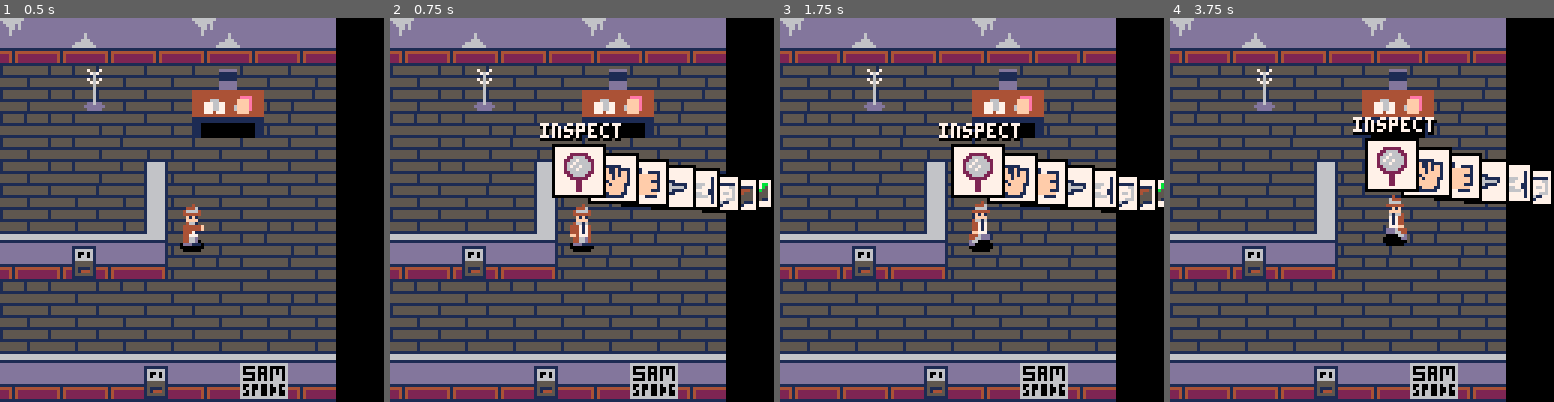
Above: before the commit, frames 1-4 (left to right).
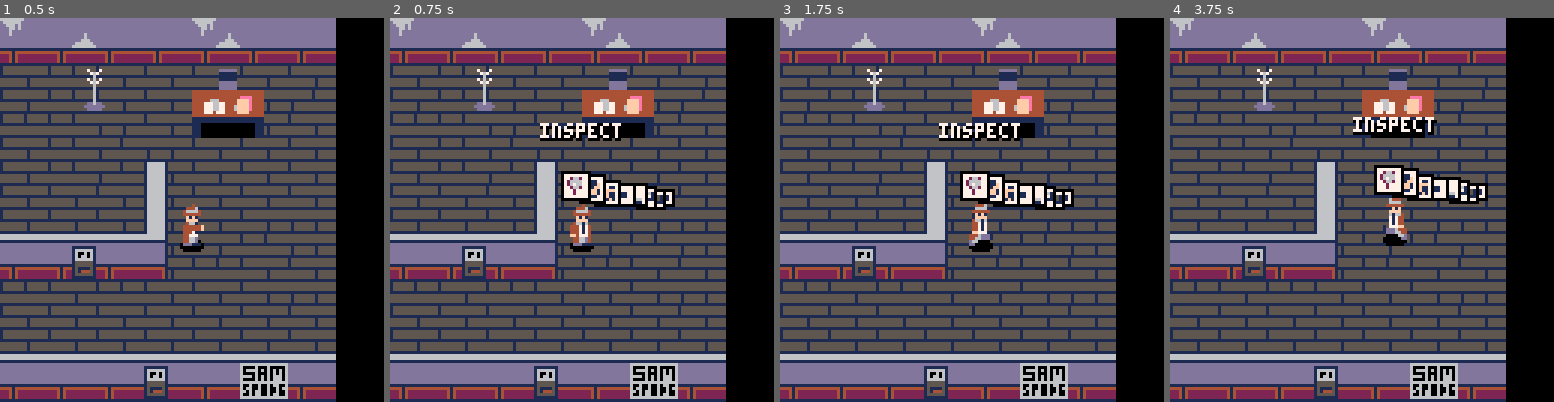
Above: after the commit, the same moments.

Repository: pvan/pico8
Game: PICO-8 cartridge gumshoe.p8
Same seed, same stepped clock (60 frames per second), same inputs: the game is played once before the commit and once after it.
Inputs:
- Up to frame 1 (0.5 s): tap X (X key) at 0.33 s
- Up to frame 2 (0.75 s): tap O (Z key) at 0.7 s
- Up to frame 3 (1.75 s): tap X (X key) at 1.07 s; hold Right from 1.6 s (still down); tap O (Z key) at 1.7 s
- Up to frame 4 (3.75 s): tap X (X key) at 1.85, 2.97 s; release Right at 2.1 s; tap O (Z key) every 0.4 s from 2.1 to 3.7 s; hold Up 2.15-2.42 s; hold Right 2.47-3.03 s; hold Left 3.08-3.58 s; hold Down from 3.63 s (still down)

Frame 1 is identical in both runs. In frame 2, 6.1% of the frame differs, in the area x 42-100%, y 32-51%; in frame 3, 5.9%; in frame 4, 5.3%.

Commit message:
gumshoe: animate the item menu

Diff:
--- a/gumshoe.p8
+++ b/gumshoe.p8
@@ -58,13 +58,10 @@
  end
 
 
- if btn(🅾️) then
-  inventory_open=true
-  if (btnp(⬅️)) selitem-=1
-  if (btnp(➡️)) selitem+=1
-  selitem=mid(1,selitem,#inventory)
- else
-  inventory_open=false
+
+ update_inv_icons()
+
+ if not inventory_open then
   player_update(dx,dy)
  end
 
@@ -171,9 +168,7 @@
  end
 
 
- if inventory_open then
-  draw_inventory()
- end
+ draw_inventory()
 
 
 
@@ -435,6 +430,12 @@
 --util
 
 
+--ease into t from v at rate
+function easeto(v,t,rate)
+ return (t-v)/rate
+end
+
+
 --print text centered on x
 function printcenter(s,x,y)
  print(s,x-#s*2,y)
@@ -483,6 +484,35 @@
 		end
 	end
 end
+
+--sort list of pairs {y,i}
+--by the 1st val (y in this case)
+function sort_objs(t)
+	for n=2,#t do
+		local i=n
+		while i>1 and
+		 t[i][1] < t[i-1][1] --[1]=metric
+		do
+			t[i],t[i-1]=t[i-1],t[i]
+			i-=1
+		end
+	end
+end
+
+
+--sort table list by k element of table
+function sort_by_i(t,k)
+ for n=2,#t do
+  local i=n
+  while i>1 and
+   t[i][k] < t[i-1][k] --[k]=metric
+  do
+   t[i],t[i-1]=t[i-1],t[i]
+   i-=1
+  end
+ end
+end
+
 
 
 --rects collide
@@ -768,56 +798,162 @@
 }
 selitem=1
 
-function draw_inv_icon(i,x,y,w,h)
- rectfill2(x,y,w+2,h+2,0)
- rectfill2(x+1,y+1,w,h,7)
- palt(0,true)
- ssx,ssy=sspos(inventory[i])
- sspr(ssx,ssy,16,16,
-  x+1,y+1,w,h)
- palt(0,false)
-end
-
-function draw_inventory()
- sqrs={}
- xstep=12
- ystep=3
- size=16
- x=-6
- y=-18
+
+function init_inv_icons()
+ inv_icons={}
+
  for i=selitem,#inventory do
-  add(sqrs,{x,y,size,i})
+  add(inv_icons,{0,0,0,i})
+ end
+ for i=selitem,1,-1 do
+  if i!=selitem then
+   add(inv_icons,{0,0,0,i})
+  end
+ end
+end
+
+function shrink_targ_icons()
+ targ_icons={}
+
+ for i=selitem,#inventory do
+  add(targ_icons,{0,0,0})
+ end
+ for i=selitem,1,-1 do
+  if i!=selitem then
+   add(targ_icons,{0,0,0})
+  end
+ end
+end
+
+function set_targ_icons()
+ targ_icons={}
+
+ startxstep=12
+ startystep=3
+ startsize=16
+ startx=-6
+ starty=-18
+
+ xstep=startxstep
+ ystep=startystep
+ size=startsize
+ x=startx
+ y=starty
+ for i=selitem,#inventory do
+  add(targ_icons,{x,y,size})
   x+=xstep
   y+=ystep
   xstep-=1
   ystep*=0.8
   size-=1
  end
- xstep=12
- ystep=3
- size=16
- x=-6
- y=-18
+ xstep=startxstep
+ ystep=startystep
+ size=startsize
+ x=startx
+ y=starty
  for i=selitem,1,-1 do
-  add(sqrs,{x,y,size,i})
+  if i!=selitem then --don't dup this icon
+   add(targ_icons,{x,y,size})
+  end
   x-=xstep
   y+=ystep
   xstep-=1
   ystep*=0.8
   size-=1
  end
- for i=#sqrs,1,-1 do
-  x=sqrs[i][1]
-  y=sqrs[i][2]
-  size=sqrs[i][3]
-  sprt=sqrs[i][4]
-  draw_inv_icon(
-   sprt, px+x,py+y, size,size)
- end
-
+ sort_by_i(targ_icons,1)
+end
+
+function step_inv_to_targ_icons()
+ for i=1,#inv_icons do
+  tweenease=2
+  --x
+  inv_icons[i][1]=
+   inv_icons[i][1]+
+   ceil(targ_icons[i][1]-
+    inv_icons[i][1])/tweenease
+  --y
+  inv_icons[i][2]=
+   inv_icons[i][2]+
+   ceil(targ_icons[i][2]-
+    inv_icons[i][2])/tweenease
+  --size
+  inv_icons[i][3]=
+   inv_icons[i][3]+
+   ceil(targ_icons[i][3]-
+    inv_icons[i][3])/tweenease
+ end
+end
+
+inventory_open=false
+inv_icons={}
+targ_icons={}
+function update_inv_icons()
+
+ if btn(🅾️) then
+  if not inventory_open then
+   init_inv_icons()
+  end
+ else
+  if inventory_open then
+   shrink_targ_icons()
+  end
+ end
+ inventory_open=btn(🅾️)
+
+ if inventory_open then
+  if (btnp(⬅️)) selitem-=1
+  if (btnp(➡️)) selitem+=1
+  selitem=mid(1,selitem,#inventory)
+
+  set_targ_icons()
+ end
+
+ step_inv_to_targ_icons()
+
+end
+
+
+function draw_icon_i(icons,i)
+
+ icon=icons[i]
+ sprt=inventory[i]
+ x=icon[1]+px
+ y=icon[2]+py
+ size=icon[3]
+ w,h=size,size
+
+ rectfill2(x,y,w+2,h+2,0)
+ rectfill2(x+1,y+1,w,h,7)
+ palt(0,true)
+ ssx,ssy=sspos(sprt)
+ sspr(ssx,ssy,16,16,
+  x+1,y+1,w,h)
+ palt(0,false)
+end
+function draw_inv_icons(icons)
+
+ for i=#icons,selitem+1,-1 do
+  draw_icon_i(icons,i)
+ end
+ for i=1,selitem do
+  draw_icon_i(icons,i)
+ end
+
+ if inventory_open then
  print2center(
   itemnames[selitem],px+4,py-25)
-
+ end
+end
+
+
+function draw_inventory()
+ if #inv_icons>0 then
+  if inv_icons[1][3]>1 then --size
+   draw_inv_icons(inv_icons)
+  end
+ end
 end
 __gfx__
 00000000dddddddd66666666dddddddddddddddd0000000016666666000000001666666666666666666666666666666116666661666666666666666611111111
